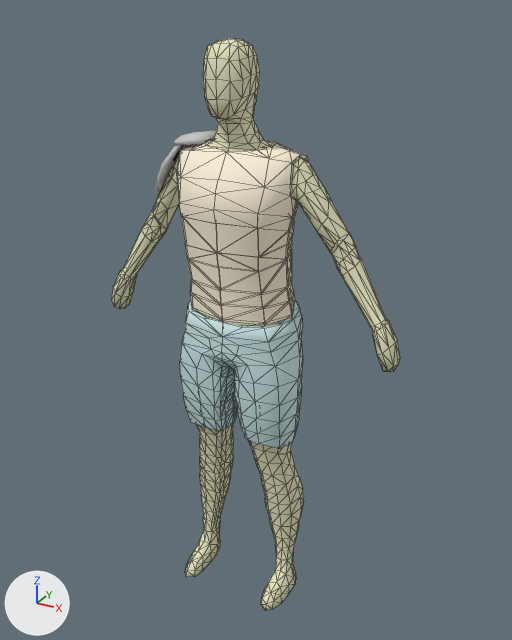
The FBX model Awful Summer Jam 19/Assets/Models/Characters/Man.fbx: old version first, new version second.
Camera for both pictures: a 50 mm lens placed at (0.961, -1.649, 1.788), pointed at (0.026, 0.051, 0.938). The axes (+X, +Y, +Z) are drawn at lower left. The lights are the same throughout. Mesh edges are drawn as thin lines on the coarser meshes. Where no turn or scale is listed for an object, it has been applied to the vertices.

The older version as bpy lines, for what is in view:
```python
me_cube = bpy.data.meshes.new('Cube')
me_cube.from_pydata(...)  # 856 vertices, 1708 faces; spans x -0.48..0.48, y -0.12..0.14, z 0.0..1.72
me_cube.materials.append(mat_man)  # beige #e7e5bf
me_cube_007 = bpy.data.meshes.new('Cube.007')
me_cube_007.from_pydata(...)  # 149 vertices, 218 faces; spans x -0.179..0.179, y -0.129..0.12, z 0.985..1.462
me_cube_007.materials.append(mat_shirt)  # white #fff4db
me_cube_011 = bpy.data.meshes.new('Cube.011')
me_cube_011.from_pydata(...)  # 193 vertices, 336 faces; spans x -0.192..0.192, y -0.103..0.151, z 0.564..0.996
me_cube_011.materials.append(mat_pants)  # white #cbe7e7
ob_cube = bpy.data.objects.new('Cube', me_cube)
ob_cube.location = (0.0, 0.0, 0.0)
ob_cube_009 = bpy.data.objects.new('Cube.009', me_cube_007)
ob_cube_009.location = (0.0, 0.0, 0.0)
ob_cube_010 = bpy.data.objects.new('Cube.010', me_cube_011)
ob_cube_010.location = (0.0, 0.0, 0.0)
# also in view: 'Cube.013' at (-0.184, 0.029, 1.394)
```
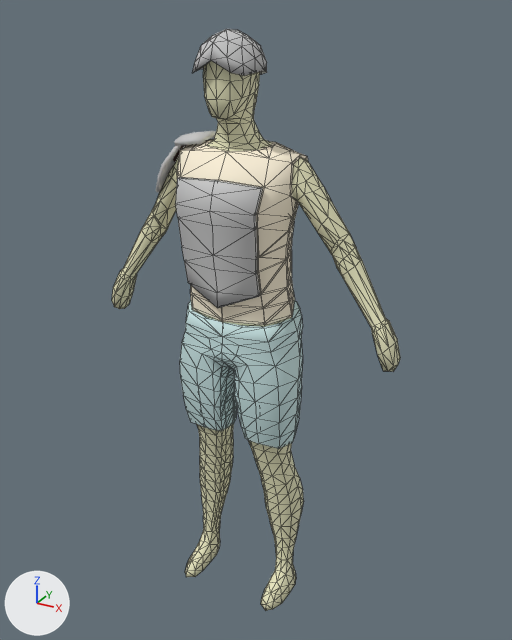
Diff of the bpy script that builds the scene:
```diff
--- a/Awful Summer Jam 19/Assets/Models/Characters/Man.fbx.py
+++ b/Awful Summer Jam 19/Assets/Models/Characters/Man.fbx.py
@@ me_cube_015 @@
+me_cube_015.from_pydata(...)  # 62 vertices, 94 faces; spans x -0.086..0.086, y -0.125..0.064, z 1.628..1.742
+me_cube_015.materials.append(mat_pommel)  # light grey #c9c9c9
@@ me_cube_016 @@
+me_cube_016.from_pydata(...)  # 40 vertices, 62 faces; spans x -0.126..0.126, y -0.146..-0.085, z 1.034..1.384
+me_cube_016.materials.append(mat_pommel)  # light grey #c9c9c9
@@ ob_cube_015 @@
+ob_cube_015 = bpy.data.objects.new('Cube.015', me_cube_015)
+ob_cube_015.location = (0.0, 0.0, 0.0)
@@ ob_cube_016 @@
+ob_cube_016 = bpy.data.objects.new('Cube.016', me_cube_016)
+ob_cube_016.location = (0.0, 0.0, 0.0)
```

Where the change shows, as pixel boxes [x1, y1, x2, y2] in the pictures (512 x 640 px):
'Cube.016', added
    after: [175, 177, 263, 308]
'Cube.015', added
    after: [193, 29, 267, 76]
